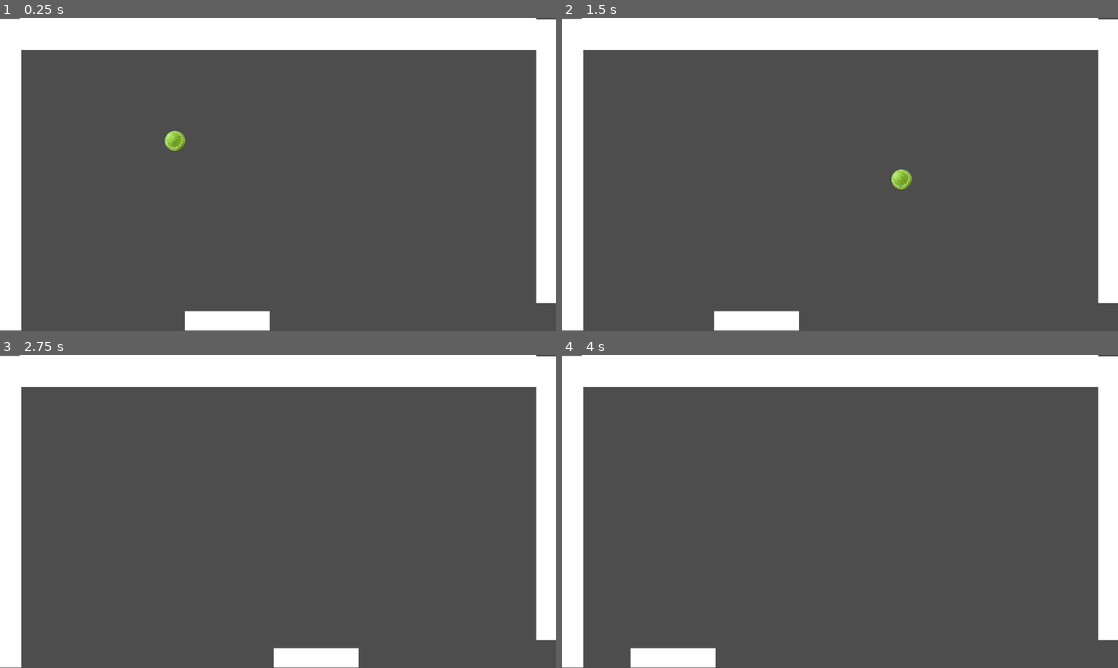
Above: before the commit, frames 1-4 (two rows, left to right).
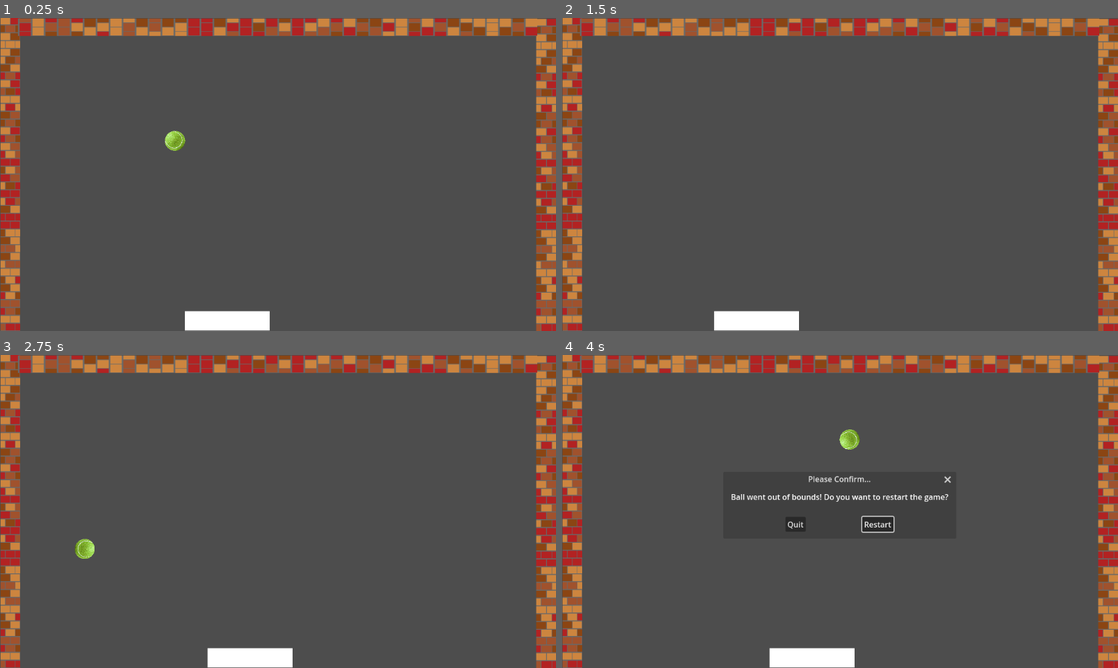
Above: after the commit, the same moments.

Repository: Parasaran-Python/cricket
Game: Godot game, scene res://node_2d.tscn
The game is run twice, just before and just after one commit, with the same random seed, the same clock (stepped at 60 frames per second) and the same inputs.
Inputs (mouse positions are in pixels of both pictures, inside the frame that each line leads up to):
- Up to frame 1 (0.25 s): no input
- Up to frame 2 (1.5 s): move the mouse to (962, 158) at 0.52 s; hold Right (ui_right) 0.53-1.25 s; click (962, 158) at 0.67 s; drag from (728, 190) to (812, 237) at 1.27 s
- Up to frame 3 (2.75 s): click (316, 524) at 2 s, where only the run after the commit has a clickable "Restart"
- Up to frame 4 (4 s): move the mouse to (895, 442) at 2.77 s; hold Right (ui_right) 2.78-3.5 s; drag from (812, 574) to (673, 464) at 3.52 s

The runs differ from the first frame. In frame 1, 17% of the frame differs, in the area x 0-100%, y 0-100%; in frame 2, 17%; in frame 3, 19%; in frame 4, 20%.

Commit message:
Revamped the UI, wall png changed, preventing the bat from going out of the screen

Diff:
--- a/Bat.gd
+++ b/Bat.gd
@@ -1,19 +1,55 @@
 extends StaticBody2D
 
+# Variables for screen boundaries
+var screen_size
+var bat_width
 
 # Called when the node enters the scene tree for the first time.
 func _ready():
-	pass # Replace with function body.
+	screen_size = get_viewport().get_visible_rect().size
+	# Get bat width from collision shape
+	var collision_shape = $CollisionShape2D.shape as RectangleShape2D
+	bat_width = collision_shape.size.x
 
 func _unhandled_input(event):
 	if event is InputEventScreenTouch and event.pressed == true:
-		position.x = event.position.x
+		var new_x = event.position.x
+		var clamped_x = clamp(new_x, bat_width / 2, screen_size.x - bat_width / 2)
+		if can_move_to(clamped_x):
+			position.x = clamped_x
 	elif event is InputEventScreenDrag:
-		position.x = event.position.x
+		var new_x = event.position.x
+		var clamped_x = clamp(new_x, bat_width / 2, screen_size.x - bat_width / 2)
+		if can_move_to(clamped_x):
+			position.x = clamped_x
 
 # Called every frame. 'delta' is the elapsed time since the previous frame.
 func _process(delta):
+	var new_x = position.x
+
 	if Input.is_action_pressed("ui_right"):
-		position.x += 1
+		new_x += 20
 	elif Input.is_action_pressed("ui_left"):
-		position.x -= 1
+		new_x -= 20
+
+	# Apply boundary constraints
+	var clamped_x = clamp(new_x, bat_width / 2, screen_size.x - bat_width / 2)
+
+	# Only move if there's no wall collision
+	if can_move_to(clamped_x):
+		position.x = clamped_x
+
+# Function to check if the bat can move to a new x position without hitting walls
+func can_move_to(new_x: float) -> bool:
+	var space_state = get_world_2d().direct_space_state
+	var bat_collision_shape = $CollisionShape2D.shape as RectangleShape2D
+
+	# Create a query to check for collisions at the new position
+	var query = PhysicsShapeQueryParameters2D.new()
+	query.shape = bat_collision_shape
+	query.transform = Transform2D(0, Vector2(new_x, position.y))
+	query.collision_mask = 1  # Check collision layer 1 (walls)
+	query.exclude = [self]  # Don't collide with self
+
+	var result = space_state.intersect_shape(query)
+	return result.is_empty()  # Return true if no collision detected
--- a/main.gd
+++ b/main.gd
@@ -1,15 +1,72 @@
 extends Node
 
+# Game variables
+var ball_node
+var dialog_shown = false
+var screen_size
+var restart_dialog
 
 # Called when the node enters the scene tree for the first time.
 func _ready():
-	pass # Replace with function body.
+	ball_node = $Ball
+	screen_size = get_viewport().get_visible_rect().size
 
+	# Create and setup restart dialog
+	restart_dialog = ConfirmationDialog.new()
+	restart_dialog.name = "RestartDialog"
+	restart_dialog.dialog_text = "Ball went out of bounds! Do you want to restart the game?"
+	restart_dialog.get_ok_button().text = "Restart"
+	restart_dialog.get_cancel_button().text = "Quit"
+	restart_dialog.process_mode = Node.PROCESS_MODE_WHEN_PAUSED  # Allow dialog to work when paused
+	add_child(restart_dialog)
+
+	# Connect dialog signals
+	restart_dialog.confirmed.connect(_on_restart_confirmed)
+	restart_dialog.canceled.connect(_on_restart_canceled)
 
 # Called every frame. 'delta' is the elapsed time since the previous frame.
 func _process(delta):
-	pass
+	if ball_node and not dialog_shown:
+		var ball_pos = ball_node.global_position
 
+		# Check if ball is outside screen boundaries (with some margin)
+		var margin = 100
+		if (ball_pos.x < -margin or ball_pos.x > screen_size.x + margin or
+			ball_pos.y < -margin or ball_pos.y > screen_size.y + margin):
+			ball_node.freeze = true  # Freeze physics temporarily
+			ball_node.global_position = Vector2(596, 175)
+			_show_restart_dialog()
+
+func _show_restart_dialog():
+	dialog_shown = true
+	restart_dialog.popup_centered()
+	# Pause the game
+	get_tree().paused = true
+
+func _on_restart_confirmed():
+	# Restart the game
+	get_tree().paused = false
+	dialog_shown = false
+	_restart_game()
+
+func _on_restart_canceled():
+	# Quit the game
+	get_tree().quit()
+
+func _restart_game():
+	# Properly reset the RigidBody2D
+	ball_node.freeze = true  # Freeze physics temporarily
+	ball_node.linear_velocity = Vector2.ZERO
+	ball_node.angular_velocity = 0.0
+	ball_node.freeze = false  # Unfreeze physics
+
+	# Set initial velocity after unfreezing
+	ball_node.linear_velocity = Vector2(-1000, 340)
+	ball_node.angular_velocity = 10.0
+
+	# Reset any accumulated forces
+	ball_node.constant_force = Vector2.ZERO
+	ball_node.constant_torque = 0.0
 
 # Function to play ball hitting sound
 func _play_ball_hitting_sound():
@@ -19,6 +76,5 @@
 	audio_stream_player.volume_db = 24
 	audio_stream_player.play()
 
-
 func _ball_hit(body):
 	_play_ball_hitting_sound()
--- a/node_2d.tscn
+++ b/node_2d.tscn
@@ -1,8 +1,9 @@
-[gd_scene load_steps=17 format=3 uid="uid://bu6kwb0shvyff"]
+[gd_scene load_steps=15 format=3 uid="uid://bu6kwb0shvyff"]
 
-[ext_resource type="Script" path="res://main.gd" id="1_7jhqp"]
+[ext_resource type="Script" uid="uid://bu7gfitdq1url" path="res://main.gd" id="1_7jhqp"]
 [ext_resource type="Texture2D" uid="uid://cars5qvgl5c08" path="res://assets/ball.bmp" id="2_7sepx"]
-[ext_resource type="Script" path="res://Bat.gd" id="3_8r6ip"]
+[ext_resource type="Script" uid="uid://che1gbqs2ojqb" path="res://Bat.gd" id="3_8r6ip"]
+[ext_resource type="Texture2D" uid="uid://bx7oak2s4hv6j" path="res://assets/wall.png" id="4_wall"]
 
 [sub_resource type="PhysicsMaterial" id="PhysicsMaterial_vaiks"]
 friction = 0.0
@@ -15,10 +16,8 @@
 friction = 0.0
 bounce = 1.0
 
-[sub_resource type="BoxMesh" id="BoxMesh_357n2"]
-
 [sub_resource type="RectangleShape2D" id="RectangleShape2D_ellq6"]
-size = Vector2(41, 643.125)
+size = Vector2(42.5, 652.5)
 
 [sub_resource type="PhysicsMaterial" id="PhysicsMaterial_sxvlf"]
 friction = 0.0
@@ -27,22 +26,18 @@
 [sub_resource type="BoxMesh" id="BoxMesh_iys48"]
 
 [sub_resource type="RectangleShape2D" id="RectangleShape2D_1vi45"]
-size = Vector2(176, 41)
+size = Vector2(174, 41)
 
 [sub_resource type="PhysicsMaterial" id="PhysicsMaterial_7vqse"]
 friction = 0.0
 rough = true
 bounce = 1.0
 
-[sub_resource type="BoxMesh" id="BoxMesh_aqoj7"]
-
 [sub_resource type="RectangleShape2D" id="RectangleShape2D_x5hx8"]
-size = Vector2(44.75, 587)
-
-[sub_resource type="BoxMesh" id="BoxMesh_lm166"]
+size = Vector2(41.3438, 653.5)
 
 [sub_resource type="RectangleShape2D" id="RectangleShape2D_qvhbx"]
-size = Vector2(1067, 64)
+size = Vector2(1077.75, 40.5)
 
 [node name="Node2D" type="Node2D"]
 script = ExtResource("1_7jhqp")
@@ -70,13 +65,13 @@
 position = Vector2(-252, -106)
 physics_material_override = SubResource("PhysicsMaterial_i16se")
 
-[node name="MeshInstance2D" type="MeshInstance2D" parent="StaticBody2D"]
-position = Vector2(273.938, 430.438)
-scale = Vector2(44.125, 645.125)
-mesh = SubResource("BoxMesh_357n2")
+[node name="Sprite2D" type="Sprite2D" parent="StaticBody2D"]
+position = Vector2(273.938, 430)
+scale = Vector2(0.641, 1.01562)
+texture = ExtResource("4_wall")
 
 [node name="CollisionShape2D" type="CollisionShape2D" parent="StaticBody2D"]
-position = Vector2(274.5, 430.438)
+position = Vector2(272.25, 428.75)
 shape = SubResource("RectangleShape2D_ellq6")
 
 [node name="Bat" type="StaticBody2D" parent="."]
@@ -90,29 +85,31 @@
 mesh = SubResource("BoxMesh_iys48")
 
 [node name="CollisionShape2D" type="CollisionShape2D" parent="Bat"]
+position = Vector2(-1, 0)
 shape = SubResource("RectangleShape2D_1vi45")
 
 [node name="StaticBody2D3" type="StaticBody2D" parent="."]
 physics_material_override = SubResource("PhysicsMaterial_7vqse")
 
-[node name="MeshInstance2D" type="MeshInstance2D" parent="StaticBody2D3"]
-position = Vector2(1134, 296.779)
-scale = Vector2(-45.8842, 587.415)
-mesh = SubResource("BoxMesh_aqoj7")
+[node name="Sprite2D" type="Sprite2D" parent="StaticBody2D3"]
+position = Vector2(1133, 325.78)
+scale = Vector2(0.699, 1.01319)
+texture = ExtResource("4_wall")
 
 [node name="CollisionShape2D" type="CollisionShape2D" parent="StaticBody2D3"]
-position = Vector2(1134, 296.5)
+position = Vector2(1134, 324)
 shape = SubResource("RectangleShape2D_x5hx8")
 
 [node name="StaticBody2D4" type="StaticBody2D" parent="."]
 
-[node name="MeshInstance2D" type="MeshInstance2D" parent="StaticBody2D4"]
-position = Vector2(576.229, 33.4645)
-scale = Vector2(-1069.66, 66.0539)
-mesh = SubResource("BoxMesh_lm166")
+[node name="Sprite2D" type="Sprite2D" parent="StaticBody2D4"]
+position = Vector2(574.889, 19.4645)
+rotation = 1.5708
+scale = Vector2(0.562121, 1.68059)
+texture = ExtResource("4_wall")
 
 [node name="CollisionShape2D" type="CollisionShape2D" parent="StaticBody2D4"]
-position = Vector2(577.5, 33)
+position = Vector2(578.875, 18.75)
 shape = SubResource("RectangleShape2D_qvhbx")
 
 [node name="BallHit" type="AudioStreamPlayer2D" parent="."]
Not shown, added: assets/right_wall.png.import
Binary file added: assets/wall.png
Not shown, added: assets/wall.png.import
Not shown: 1 places in node_2d.tscn that only renumber resources
